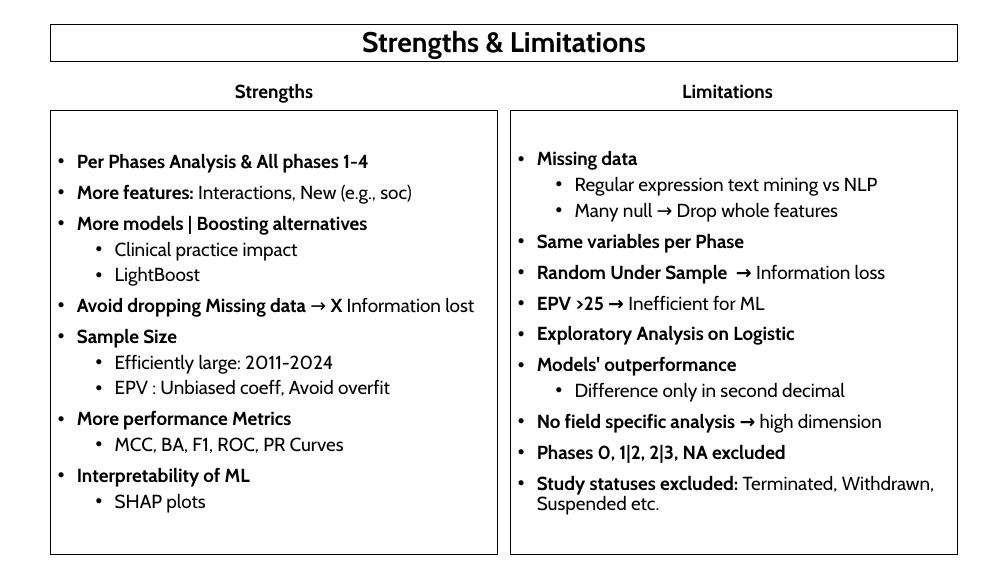
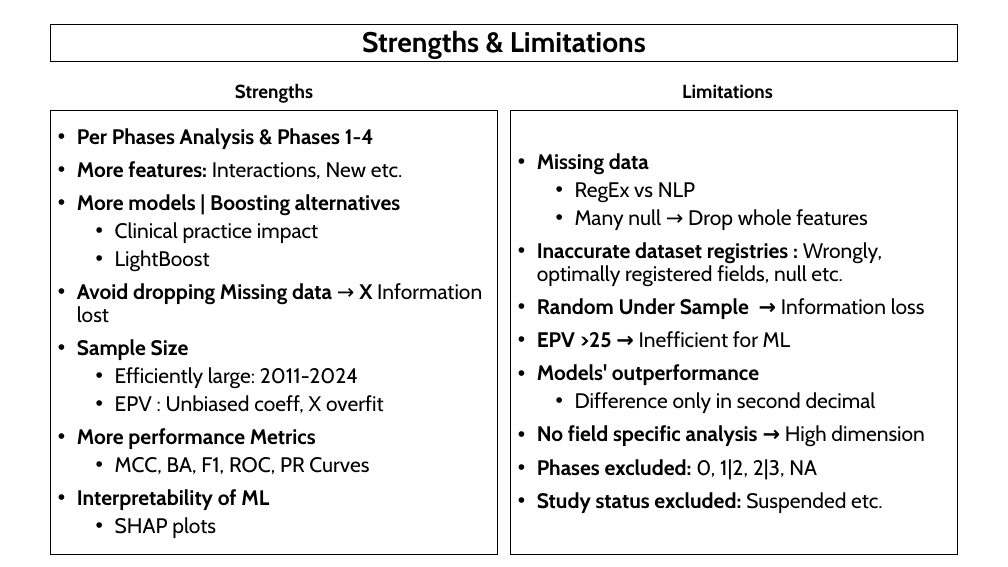
Before and after one commit to AndreouEugenia/Thesis, a slide deck: slide 26 of Thesis_Presentation.pptx (slide 25 before the commit). Drawn at 1008x567 pixels with LibreOffice and Linux fonts; fonts in the diff are those of the drawing; background and template pictures are left out. Boxes give left, top, right and bottom in pixels: in the first picture for what was removed or moved away, otherwise in the second. Text is boxed around its words. In the diff, an @@ line names an element or a change of style, - is before the commit and + after.

```diff
--- a/Thesis_Presentation.pptx
+++ b/Thesis_Presentation.pptx
@@ text at (77, 128, 403, 179): text changed; size 18 to 20 pt @@
-• Per Phases Analysis & All phases 1-4
-• More features: Interactions, New (e.g., soc)
+• Per Phases Analysis & Phases 1-4
+• More features: Interactions, New etc.
@@ text at (537, 153, 925, 413): size 18 to 20 pt in "Missing data", "Many null → Drop whole features", "Random Under Sample → Information loss", "EPV >25 → Inefficient for ML" and 2 more places @@
@@ text at (77, 194, 482, 538): size 18 to 20 pt in "More models | Boosting alternatives", "Clinical practice impact", "LightBoost", "Avoid dropping Missing data → X Information ..." and 6 more places @@
@@ text at (575, 182, 695, 203): text changed; size 18 to 20 pt @@
-  • Regular expression text mining vs NLP
+  • RegEx vs NLP
@@ text at (537, 242, 882, 287): text changed; size 18 to 20 pt; bold off @@
-• Same variables per Phase
+• Inaccurate dataset registries : Wrongly, optimally registered fields, null etc.
@@ text at (537, 325, 794, 345): paragraph removed @@
-• Exploratory Analysis on Logistic
@@ text at (115, 395, 384, 413): text changed; size 18 to 20 pt @@
-  • EPV : Unbiased coeff, Avoid overfit
+  • EPV : Unbiased coeff, X overfit
@@ text at (537, 459, 817, 480): text changed; size 18 to 20 pt @@
-• No field specific analysis → high dimension
-• Phases 0, 1|2, 2|3, NA excluded
-• Study statuses excluded: Terminated, Withdrawn, Suspended etc.
+• No field specific analysis → High dimension
+• Phases excluded: 0, 1|2, 2|3, NA
+• Study status excluded: Suspended etc.
```
Also in this commit, not shown: 16 other slides changed, 1 slide added, 15 other files.
